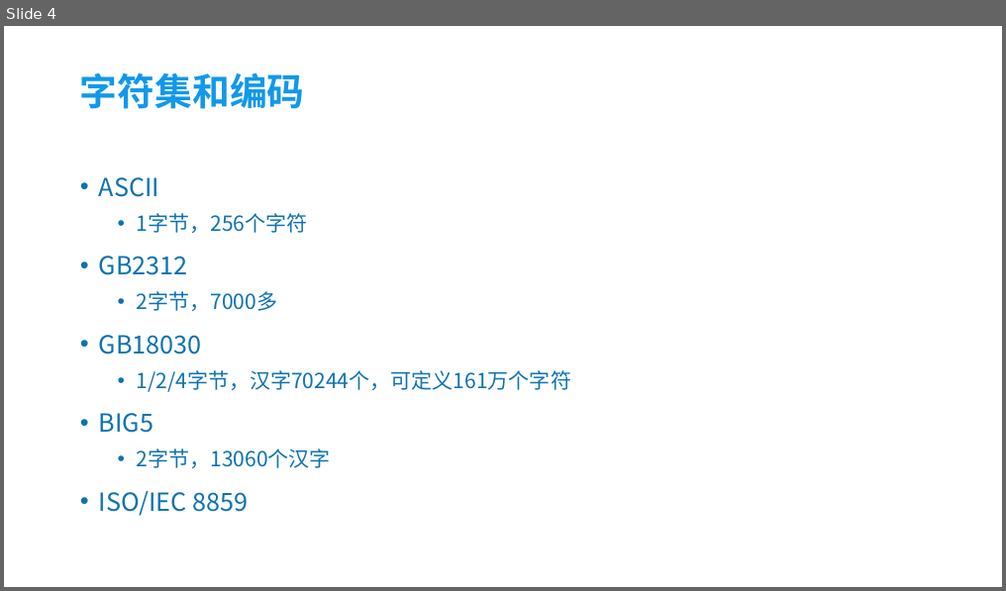
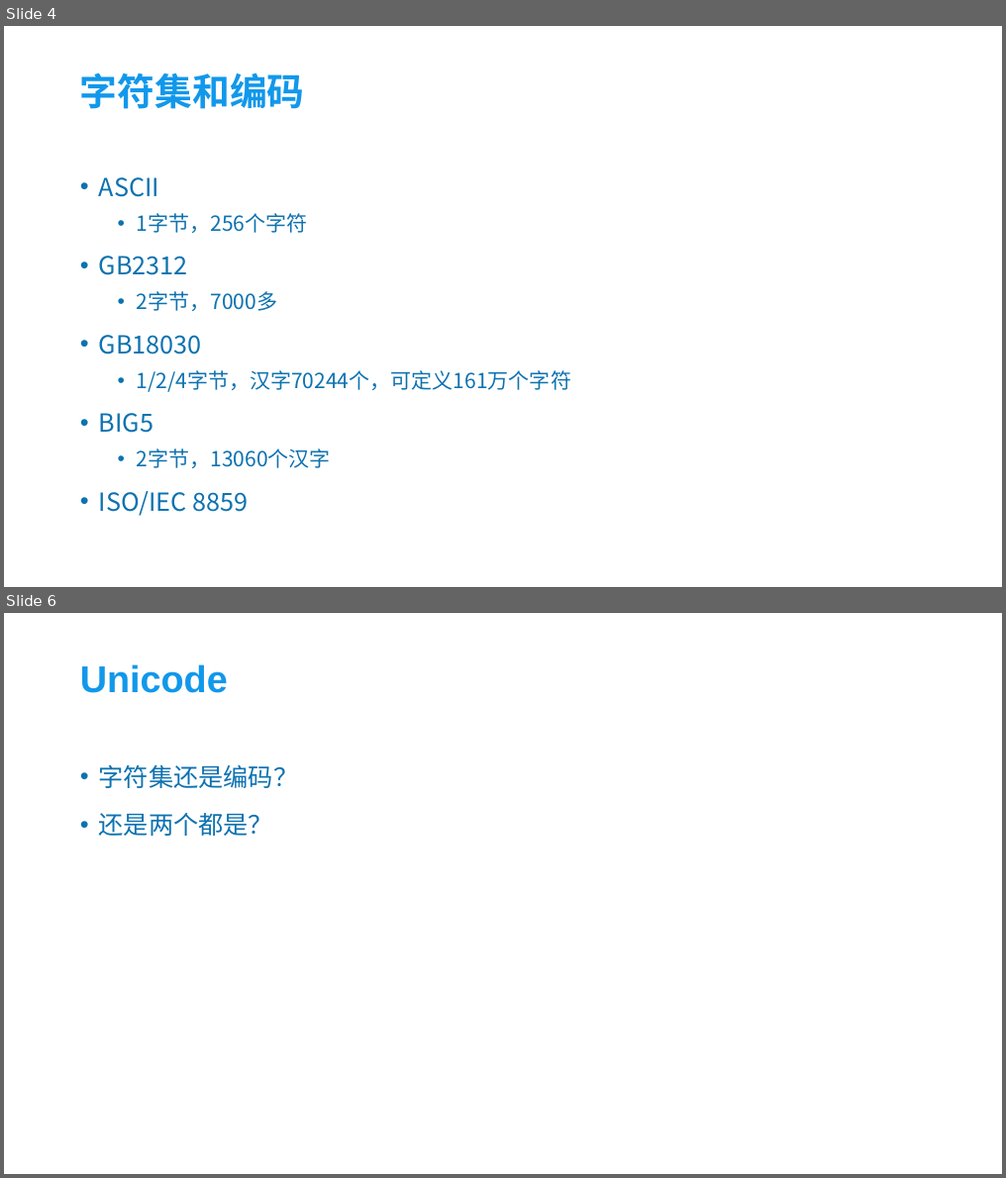
Before and after one commit to kenkozheng/HTML5_research, a slide deck: Charset&Coding&HTML/编码和前端的那些事.pptx. Shown one above the other, each under a label of ours: slide 4 before the commit, slides 4 and 6 after it; the slides between them are not shown. The pictures are 1006x591 and 1006x1178 pixels, drawn with LibreOffice and Linux fonts; fonts in the diff are those of the drawing; background and template pictures are left out. Boxes give left, top, right and bottom in pixels: in the first picture for what was removed or moved away, otherwise in the second. Text is boxed around its words. In the diff, an @@ line names an element or a change of style, - is before the commit and + after.

```diff
--- a/Charset&Coding&HTML/编码和前端的那些事.pptx
+++ b/Charset&Coding&HTML/编码和前端的那些事.pptx
@@ slide 6 added at bbox=[4, 613, 1002, 1174], background picture (left out) @@
@@ title added at bbox=[80, 664, 228, 693], 36 pt, text #1198EB, bold @@
+Unicode
@@ text added at bbox=[99, 764, 299, 836], 24 pt, text #0D72B0 @@
+• 字符集还是编码？
+• 还是两个都是？
```
Also in this commit, not shown: 1 other slide added.
